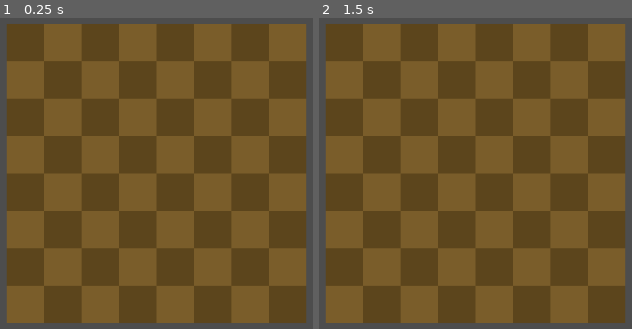
Above: before the commit, frames 1-2 (left to right).
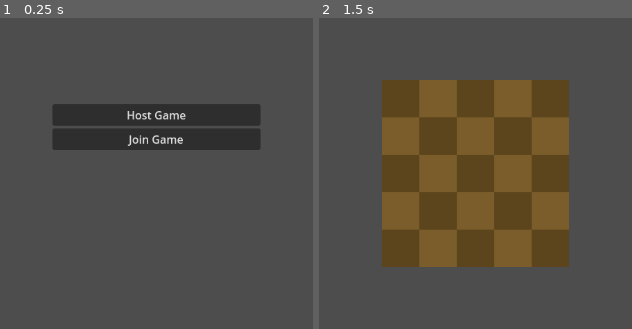
Above: after the commit, the same moments.

Repository: DavidBarta92/Golem-Chess
Game: Godot game, scene res://Scenes/MainMenu.tscn
Two runs of this game, one before a commit and one after it. Both use one fixed random seed, a clock stepped at 60 frames per second and the inputs below. Before the commit the project starts from res://Scenes/main.tscn.
Inputs (mouse positions are in pixels of both pictures, inside the frame that each line leads up to):
- Up to frame 1 (0.25 s): no input
- Up to frame 2 (1.5 s): click (475, 114) at 0.5 s, where only the run after the commit has a clickable "Host Game"; tap Enter at 1.25 s; move the mouse to (outside the picture) at 1.27 s; click (outside the picture) at 1.42 s

The runs differ from the first frame. In frame 1, 92% of the frame differs, in the area x 2-98%, y 1-99%; in frame 2, 73%.

Commit message:
multiplayer hosting and new board

Diff:
--- /dev/null
+++ b/GameState.gd
@@ -0,0 +1,5 @@
+extends Node
+
+var is_hosting = false
+var server_ip = "127.0.0.1"
+var server_port = 9999
--- /dev/null
+++ b/Scenes/JoinMenu.gd
@@ -0,0 +1,21 @@
+extends Control
+
+@onready var ip_input = $VBoxContainer/IPLineEdit
+
+func _on_connect_button_pressed():
+	var ip = ip_input.text
+	if ip == "":
+		ip = "127.0.0.1"  # Alapértelmezett
+
+	print("Csatlakozás IP-hez: ", ip)
+
+	# Beállítjuk a GameState-ben
+	GameState.is_hosting = false
+	GameState.server_ip = ip
+
+	# Betöltjük a játékot
+	get_tree().change_scene_to_file("res://Scenes/main.tscn")
+
+func _on_back_button_pressed():
+	# Vissza a főmenübe
+	get_tree().change_scene_to_file("res://Scenes/MainMenu.tscn")
--- /dev/null
+++ b/Scenes/JoinMenu.tscn
@@ -0,0 +1,43 @@
+[gd_scene load_steps=2 format=3 uid="uid://dov0pgn00mmee"]
+
+[ext_resource type="Script" uid="uid://c7fw8crd2sh6a" path="res://Scenes/JoinMenu.gd" id="1_7be0v"]
+
+[node name="JoinMenu" type="Control"]
+layout_mode = 3
+anchors_preset = 0
+offset_right = 40.0
+offset_bottom = 40.0
+script = ExtResource("1_7be0v")
+
+[node name="VBoxContainer" type="VBoxContainer" parent="."]
+layout_mode = 1
+anchors_preset = 8
+anchor_left = 0.5
+anchor_top = 0.5
+anchor_right = 0.5
+anchor_bottom = 0.5
+offset_left = -20.0
+offset_top = -20.0
+offset_right = 380.0
+offset_bottom = 180.0
+grow_horizontal = 2
+grow_vertical = 2
+
+[node name="Label" type="Label" parent="VBoxContainer"]
+layout_mode = 2
+text = "Enter Server IP:"
+
+[node name="IPLineEdit" type="LineEdit" parent="VBoxContainer"]
+layout_mode = 2
+placeholder_text = "127.0.0.1"
+
+[node name="ConnectButton" type="Button" parent="VBoxContainer"]
+layout_mode = 2
+text = "Connect"
+
+[node name="BackButton" type="Button" parent="VBoxContainer"]
+layout_mode = 2
+text = "Back"
+
+[connection signal="pressed" from="VBoxContainer/ConnectButton" to="." method="_on_connect_button_pressed"]
+[connection signal="pressed" from="VBoxContainer/BackButton" to="." method="_on_back_button_pressed"]
--- /dev/null
+++ b/Scenes/MainMenu.gd
@@ -0,0 +1,11 @@
+extends Control
+
+func _on_host_button_pressed():
+	# Jelezzük, hogy host módban indulunk
+	GameState.is_hosting = true
+	GameState.server_ip = ""
+	get_tree().change_scene_to_file("res://Scenes/main.tscn")
+
+func _on_join_button_pressed():
+	# Váltsunk a Join menüre
+	get_tree().change_scene_to_file("res://Scenes/JoinMenu.tscn")
--- /dev/null
+++ b/Scenes/MainMenu.tscn
@@ -0,0 +1,37 @@
+[gd_scene load_steps=2 format=3 uid="uid://b2oed0tahffou"]
+
+[ext_resource type="Script" uid="uid://cef2ndnwft8t1" path="res://Scenes/MainMenu.gd" id="1_tt5f1"]
+
+[node name="MainMenu" type="Control"]
+layout_mode = 3
+anchors_preset = 15
+anchor_right = 1.0
+anchor_bottom = 1.0
+grow_horizontal = 2
+grow_vertical = 2
+script = ExtResource("1_tt5f1")
+
+[node name="VBoxContainer" type="VBoxContainer" parent="."]
+layout_mode = 1
+anchors_preset = 8
+anchor_left = 0.5
+anchor_top = 0.5
+anchor_right = 0.5
+anchor_bottom = 0.5
+offset_left = -150.0
+offset_top = -100.0
+offset_right = 150.0
+offset_bottom = 100.0
+grow_horizontal = 2
+grow_vertical = 2
+
+[node name="HostButton" type="Button" parent="VBoxContainer"]
+layout_mode = 2
+text = "Host Game"
+
+[node name="JoinButton" type="Button" parent="VBoxContainer"]
+layout_mode = 2
+text = "Join Game"
+
+[connection signal="pressed" from="VBoxContainer/HostButton" to="." method="_on_host_button_pressed"]
+[connection signal="pressed" from="VBoxContainer/JoinButton" to="." method="_on_join_button_pressed"]
--- a/Scenes/Multiplayer.gd
+++ b/Scenes/Multiplayer.gd
@@ -1,25 +1,120 @@
 extends Node2D
 
 var multiplayer_peer = ENetMultiplayerPeer.new()
+var is_server = false
+
+# Szerver változók
+var connected_peer_ids = []
+var server_turn = true
 
 func _ready():
-	join("127.0.0.1", 9999)
+	# Várunk egy kicsit, hogy a board betöltődjön
+	await get_tree().create_timer(0.1).timeout
 
-func join(ip, port):
-	multiplayer_peer.create_client(ip, port)
+	if GameState.is_hosting:
+		print("🎮 Host módban indulunk")
+		host_game(GameState.server_port)
+	else:
+		print("🎮 Join módban indulunk - IP: %s" % GameState.server_ip)
+		join_game(GameState.server_ip, GameState.server_port)
+
+func host_game(port = 9999):
+	var error = multiplayer_peer.create_server(port, 2, 0, 0, 0)
+
+	if error != OK:
+		push_error("Nem sikerült elindítani a szervert: %d" % error)
+		return false
+
+	is_server = true
 	multiplayer.multiplayer_peer = multiplayer_peer
+	multiplayer.peer_connected.connect(_on_peer_connected)
+	multiplayer.peer_disconnected.connect(_on_peer_disconnected)
+
+	server_turn = true if randi_range(0, 1) else false
+
+	print("✓ Szerver elindult a %d porton" % port)
+
+	# A szerver hozzáadja magát játékosként
+	_on_peer_connected(1)
+	return true
+
+func join_game(ip, port = 9999):
+	var error = multiplayer_peer.create_client(ip, port)
+	if error != OK:
+		push_error("Nem sikerült csatlakozni: %d" % error)
+		return false
+
+	multiplayer.multiplayer_peer = multiplayer_peer
+	print("Csatlakozás: %s:%d" % [ip, port])
+
+	multiplayer.connected_to_server.connect(_on_connection_succeeded)
+	multiplayer.connection_failed.connect(_on_connection_failed)
+	multiplayer.server_disconnected.connect(_on_server_disconnected)
+	return true
+
+func _on_peer_connected(peer_id):
+	if !is_server:
+		return
+
+	print("→ Játékos csatlakozott: ", peer_id)
+
+	if connected_peer_ids.size() < 2 && !connected_peer_ids.has(peer_id):
+		connected_peer_ids.append(peer_id)
+		print("  Játékosok: %d/2" % connected_peer_ids.size())
+
+		if connected_peer_ids.size() == 2:
+			print("⚔ Játék kezdődik!")
+			# Az első játékos (szerver) közvetlenül beállítja
+			if connected_peer_ids[0] == 1:
+				$board.set_turn(server_turn)
+			else:
+				give_turn.rpc_id(connected_peer_ids[0], server_turn)
+
+			# A második játékos (kliens) RPC-vel kapja
+			give_turn.rpc_id(connected_peer_ids[1], !server_turn)
+
+func _on_peer_disconnected(peer_id):
+	if !is_server:
+		return
+
+	print("← Játékos lecsatlakozott: ", peer_id)
+	connected_peer_ids.erase(peer_id)
+	print("  Játékosok: %d/2" % connected_peer_ids.size())
+
+func _on_connection_succeeded():
+	print("✓ Sikeresen csatlakoztál a szerverhez!")
+
+func _on_connection_failed():
+	push_error("✗ Nem sikerült csatlakozni a szerverhez!")
+
+func _on_server_disconnected():
+	print("✗ A szerver lecsatlakozott!")
 
 func send_move(start_pos, end_pos, promotion = null):
-	rpc_id(1, "send_move_info", multiplayer.get_unique_id(), start_pos, end_pos, promotion)
+	send_move_info.rpc_id(1, multiplayer.get_unique_id(), start_pos, end_pos, promotion)
 
-@rpc
-func send_move_info():
-	pass
+@rpc("any_peer", "call_local", "reliable")
+func send_move_info(id, start_pos, end_pos, promotion):
+	# Ez csak a szerveren fut
+	if !is_server || connected_peer_ids.size() < 2:
+		return
 
-@rpc("authority")
+	if id == connected_peer_ids[0] && server_turn:
+		print("♟ Fehér lépett: %s → %s" % [start_pos, end_pos])
+		return_enemy_move.rpc_id(connected_peer_ids[1], start_pos, end_pos, promotion)
+		server_turn = !server_turn
+	elif id == connected_peer_ids[1] && !server_turn:
+		print("♟ Fekete lépett: %s → %s" % [start_pos, end_pos])
+		return_enemy_move.rpc_id(connected_peer_ids[0], start_pos, end_pos, promotion)
+		server_turn = !server_turn
+
+@rpc("authority", "call_local", "reliable")
 func return_enemy_move(start_pos, end_pos, promotion):
+	# Ez a klienseken fut
 	$board.set_move(start_pos, end_pos, promotion)
 
-@rpc("authority")
+@rpc("authority", "call_remote", "reliable")
 func give_turn(turn):
+	# Ez a klienseken fut (beleértve a szerver-klienst is)
+	print("🎮 Kaptam színt: %s" % ("Fehér" if turn else "Fekete"))
 	$board.set_turn(turn)
--- a/Scenes/chess.gd
+++ b/Scenes/chess.gd
@@ -1,6 +1,6 @@
 extends Sprite2D
 
-const BOARD_SIZE = 8
+const BOARD_SIZE = 5
 const CELL_WIDTH = 18
 
 const TEXTURE_HOLDER = preload("res://Scenes/texture_holder.tscn")
@@ -78,14 +78,11 @@
 		$"../Camera2D".global_rotation_degrees = 180
 
 func _ready():
-	board.append([4, 2, 3, 5, 6, 3, 2, 4])
-	board.append([1, 1, 1, 1, 1, 1, 1, 1])
-	board.append([0, 0, 0, 0, 0, 0, 0, 0])
-	board.append([0, 0, 0, 0, 0, 0, 0, 0])
-	board.append([0, 0, 0, 0, 0, 0, 0, 0])
-	board.append([0, 0, 0, 0, 0, 0, 0, 0])
-	board.append([-1, -1, -1, -1, -1, -1, -1, -1])
-	board.append([-4, -2, -3, -5, -6, -3, -2, -4])
+	board.append([1, 1, 1, 1, 1])
+	board.append([0, 0, 0, 0, 0])
+	board.append([0, 0, 0, 0, 0])
+	board.append([0, 0, 0, 0, 0])
+	board.append([-1, -1, -1, -1, -1,])
 
 	var white_buttons = get_tree().get_nodes_in_group("white_pieces")
 	var black_buttons = get_tree().get_nodes_in_group("black_pieces")
@@ -101,8 +98,9 @@
 		if event is InputEventMouseButton && event.pressed && promotion_square == null:
 			if event.button_index == MOUSE_BUTTON_LEFT:
 				if is_mouse_out(): return
-				var var1 = snapped(get_global_mouse_position().x, 0) / CELL_WIDTH
-				var var2 = abs(snapped(get_global_mouse_position().y, 0)) / CELL_WIDTH
+				var local_pos = to_local(get_global_mouse_position())
+				var var1 = int(local_pos.x / CELL_WIDTH)
+				var var2 = int(abs(local_pos.y) / CELL_WIDTH)
 				if !state && (white && board[var2][var1] > 0 || !white && board[var2][var1] < 0):
 					selected_piece = Vector2(var2, var1)
 					show_options()
@@ -129,8 +127,10 @@
 			var holder = TEXTURE_HOLDER.instantiate()
 			if !side:
 				holder.global_rotation_degrees = 180
+				$"../Camera2D".global_rotation_degrees = 180
 			pieces.add_child(holder)
-			holder.global_position = Vector2(j * CELL_WIDTH + (CELL_WIDTH / 2), -i * CELL_WIDTH - (CELL_WIDTH / 2))
+			var offset = -(BOARD_SIZE * CELL_WIDTH) / 2.0
+			holder.position = Vector2(j * CELL_WIDTH + (CELL_WIDTH / 2) + offset, -i * CELL_WIDTH - (CELL_WIDTH / 2) - offset)
 
 			match board[i][j]:
 				-6: holder.texture = BLACK_KING
@@ -162,7 +162,8 @@
 		var holder = TEXTURE_HOLDER.instantiate()
 		dots.add_child(holder)
 		holder.texture = PIECE_MOVE
-		holder.global_position = Vector2(i.y * CELL_WIDTH + (CELL_WIDTH / 2), -i.x * CELL_WIDTH - (CELL_WIDTH / 2))
+		var offset = -(BOARD_SIZE * CELL_WIDTH) / 2.0
+		holder.position = Vector2(i.y * CELL_WIDTH + (CELL_WIDTH / 2) + offset, -i.x * CELL_WIDTH - (CELL_WIDTH / 2) - offset)
 
 func delete_dots():
 	for child in dots.get_children():
--- a/Scenes/main.tscn
+++ b/Scenes/main.tscn
@@ -10,6 +10,7 @@
 [ext_resource type="Texture2D" uid="uid://2afksp26bsr7" path="res://Assets/black_bishop.png" id="6_jkdf5"]
 [ext_resource type="Texture2D" uid="uid://c7arify7j2wfn" path="res://Assets/black_rook.png" id="7_wsu2k"]
 [ext_resource type="Texture2D" uid="uid://c56dxei2cm0ig" path="res://Assets/black_queen.png" id="8_k12tt"]
+[ext_resource type="Texture2D" uid="uid://5ia02q3iu1vp" path="res://Assets/Chess_board_new.png" id="11_d1ilt"]
 
 [sub_resource type="StyleBoxTexture" id="StyleBoxTexture_h1bgf"]
 texture = ExtResource("1_ynf5e")
@@ -62,6 +63,7 @@
 
 [node name="Camera2D" type="Camera2D" parent="."]
 position = Vector2(72, -72)
+ignore_rotation = false
 zoom = Vector2(3, 3)
 
 [node name="CanvasLayer" type="CanvasLayer" parent="."]
@@ -183,3 +185,4 @@
 theme_override_styles/focus = SubResource("StyleBoxEmpty_pdsj5")
 
 [node name="board" parent="." instance=ExtResource("1_jjgbg")]
+texture = ExtResource("11_d1ilt")
--- a/project.godot
+++ b/project.godot
@@ -11,9 +11,13 @@
 [application]
 
 config/name="Golem"
-run/main_scene="uid://cwftxr73pdl8"
+run/main_scene="uid://b2oed0tahffou"
 config/features=PackedStringArray("4.5", "Mobile")
 config/icon="res://icon.svg"
+
+[autoload]
+
+GameState="*res://GameState.gd"
 
 [rendering]
 
Binary file added: Assets/Chess_board_new.png
Not shown, added: Assets/Chess_board_new.png.import
Not shown, added: GameState.gd.uid
Not shown, added: Scenes/JoinMenu.gd.uid
Not shown, added: Scenes/MainMenu.gd.uid
Not shown: 1 places in Scenes/main.tscn that only renumber resources
